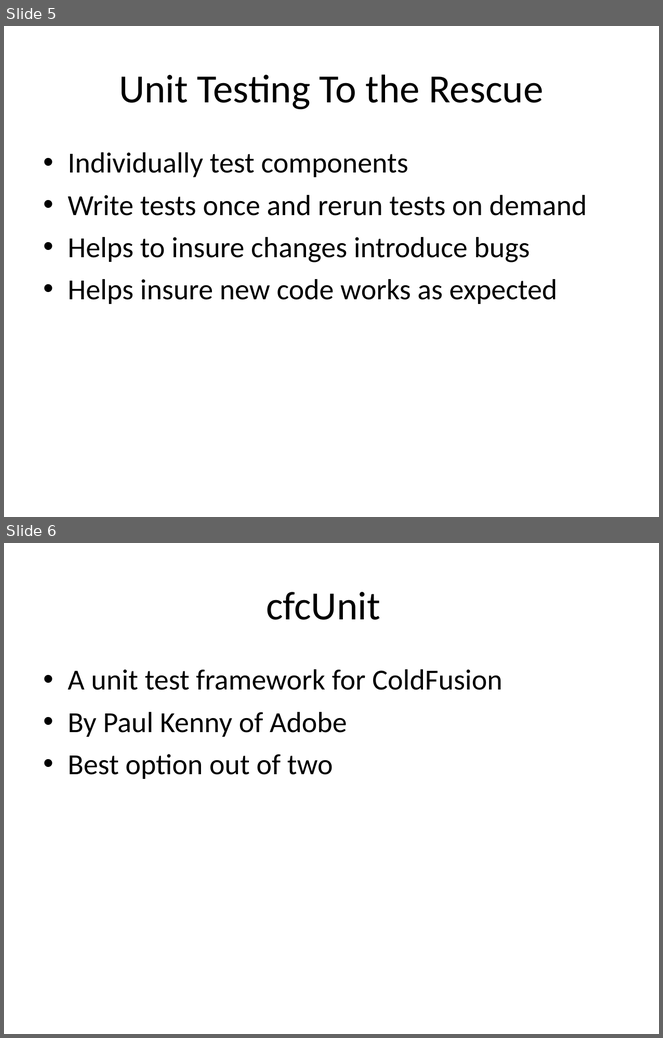
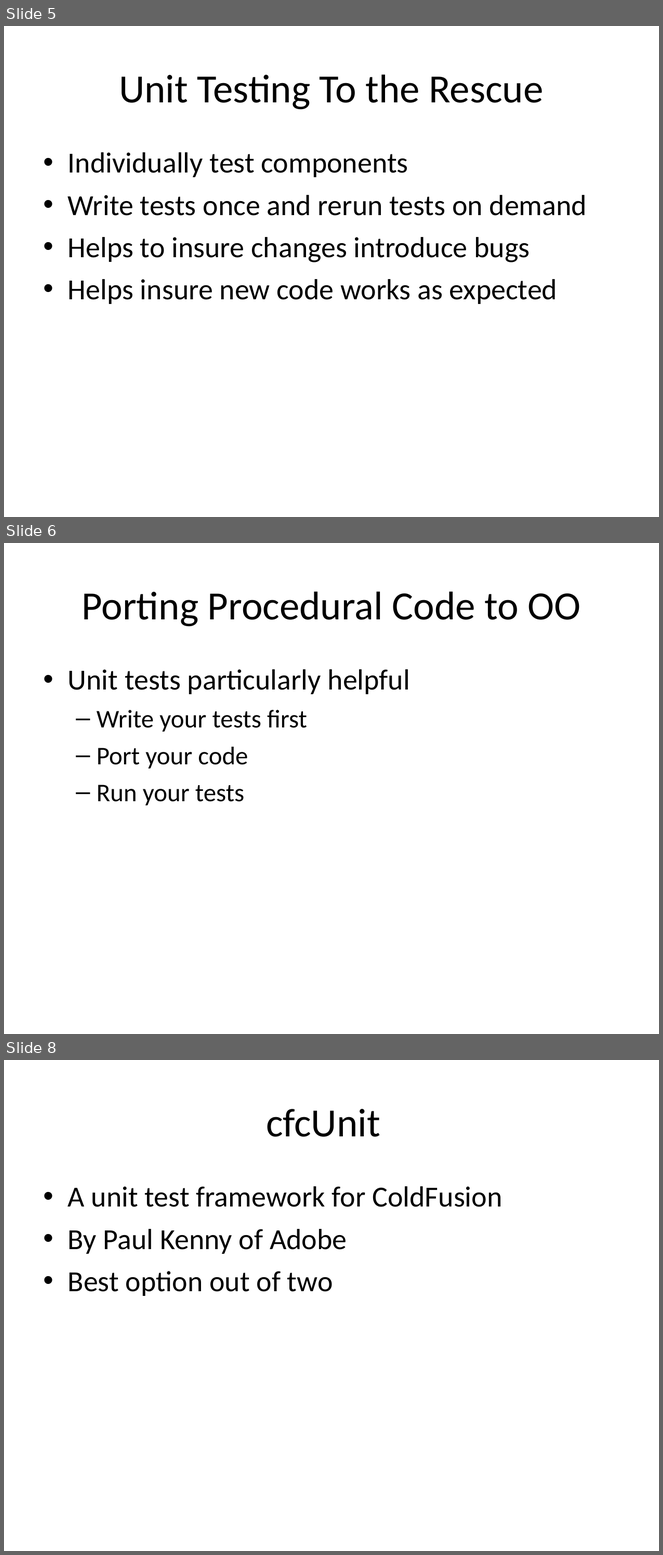
Before and after one commit to dhughes/OldPresentations, a slide deck: Trunk/Model-Glue 3 Day For Teratech/documents/CFCUnit Crash Course.ppt. Shown one above the other, each under a label of ours: slides 5 and 6 before the commit, slides 5, 6 and 8 after it; the slides between them are not shown. The pictures are 663x1038 and 663x1555 pixels, drawn with LibreOffice and Linux fonts; fonts in the diff are those of the drawing; background and template pictures are left out. Boxes give left, top, right and bottom in pixels: in the first picture for what was removed or moved away, otherwise in the second. Text is boxed around its words. In the diff, an @@ line names an element or a change of style, - is before the commit and + after.

```diff
--- a/Trunk/Model-Glue 3 Day For Teratech/documents/CFCUnit Crash Course.ppt
+++ b/Trunk/Model-Glue 3 Day For Teratech/documents/CFCUnit Crash Course.ppt
@@ slide 6 added at box(4, 543, 659, 1034), background picture (left out) @@
@@ title added at box(81, 591, 581, 627), 44 pt, text #000000 @@
+Porting Procedural Code to OO
@@ text added at box(68, 669, 410, 806), 28 pt, text #000000 @@
+• Unit tests particularly helpful
+  – Write your tests first
+  – Port your code
+  – Run your tests
@@ what was slide 6 is now slide 8 @@
```
Also in this commit, not shown: 2 slides changed, 11 other slides added, 2 slides removed, 6 other files.
